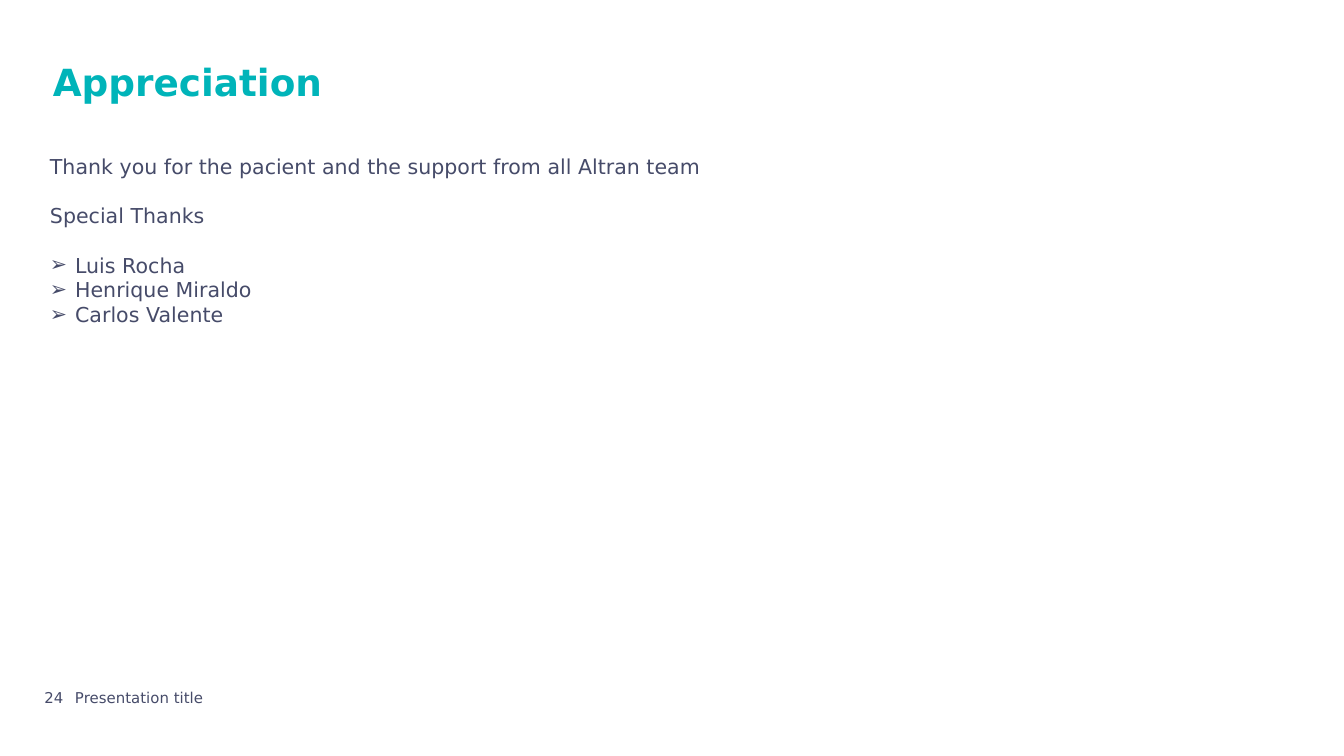
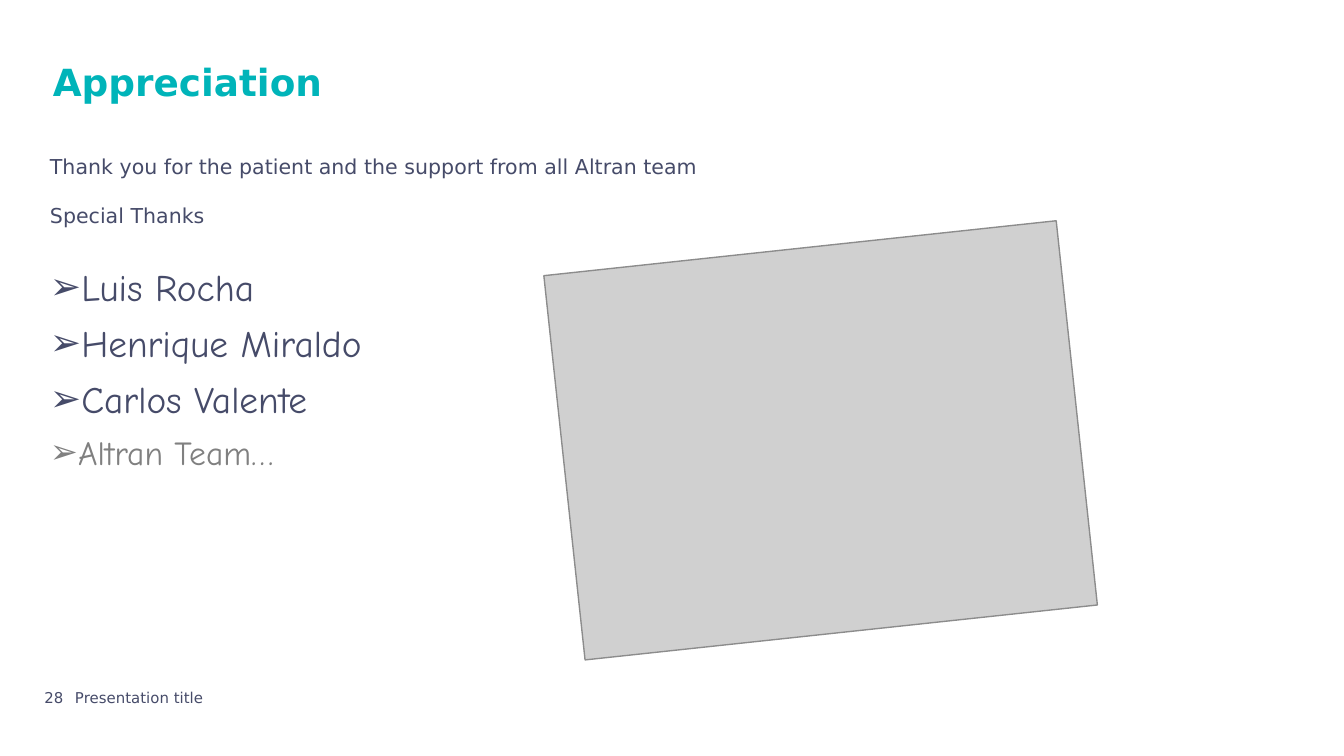
Before and after one commit to andreraica/ScooterRental, a slide deck: slide 28 of documentation/Presentation.pptx (slide 24 before the commit). Drawn at 1344x756 pixels with LibreOffice and Linux fonts; fonts in the diff are those of the drawing; grey boxes stand for pictures; background and template pictures are left out. Boxes give left, top, right and bottom in pixels: in the first picture for what was removed or moved away, otherwise in the second. Text is boxed around its words. In the diff, an @@ line names an element or a change of style, - is before the commit and + after.

```diff
--- a/documentation/Presentation.pptx
+++ b/documentation/Presentation.pptx
@@ text at [50,158,696,179]: text changed @@
-Thank you for the pacient and the support from all Altran team
+Thank you for the patient and the support from all Altran team
@@ picture added at [544,221,1097,661] @@
@@ text at [81,275,362,414]: size 11 to 20 pt, font DejaVu Sans to Comic Neue in "Luis Rocha", "Henrique Miraldo", "Carlos Valente"; more space between paragraphs @@
@@ text at [78,442,273,466]: paragraph added @@
+➢ Altran Team…
@@ page number at [44,692,63,703]: text changed @@
-24
+28
```
Also in this commit, not shown: 17 other slides changed, 4 slides added, 31 other files.
